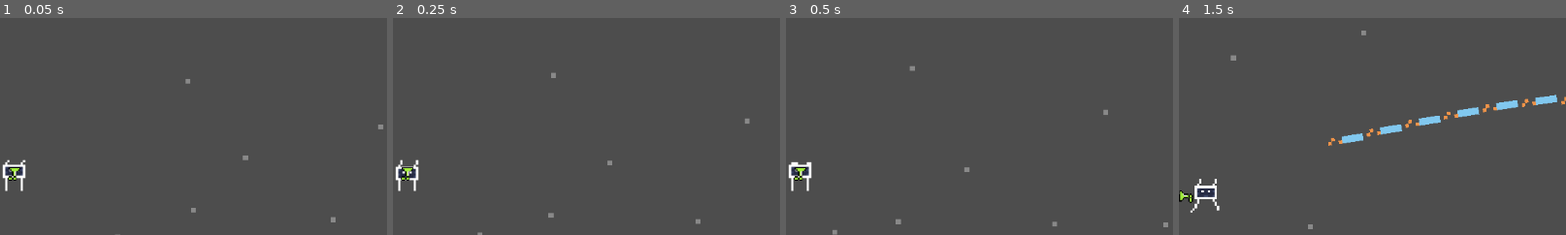
Above: before the commit, frames 1-4 (left to right).
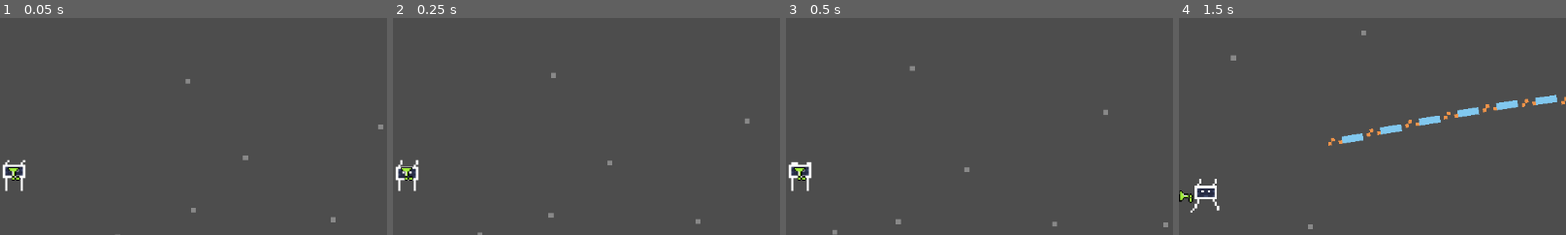
Above: after the commit, the same moments.

Repository: S0nter/azamnoyer
Game: Godot game, scene res://scenes/main.tscn
Same seed, same stepped clock (60 frames per second), same inputs: the game is played once before the commit and once after it.
Inputs (mouse positions are % of the whole screen's width and height, from its top left):
- Up to frame 1 (0.05 s): no input
- Up to frame 2 (0.25 s): no input
- Up to frame 3 (0.5 s): no input
- Up to frame 4 (1.5 s): move the mouse to (72, 45) at 0.52 s; hold D (right) 0.53-1.28 s; hold Space (shoot) 0.53-1.28 s; move the mouse to (30, 55) at 1.27 s; hold S (down) from 1.28 s (still down); tap Space (shoot) at 1.35 s
The pictures show only the part of the screen within x 48-98%, y 14-64%; the shares and areas given below are measured in that part.

The runs differ from the first frame. In frame 1, 0.1% of the frame differs, in the area x 2-6%, y 68-75%; in frame 2, 0.1%; in frame 3, 0.1%; in frame 4, nothing differs.

Commit message:
Fix gun rotation and bullet direction

Diff:
--- a/assets/scripts/gun.gd
+++ b/assets/scripts/gun.gd
@@ -49,7 +49,7 @@
 	elif player_pos.distance_to(mouse) <= offset_of_player:
 		global_position = mouse
 		aim_point = player.position
-		flip_h = true
+		aim_vector = global_position - aim_point
 	else:
 		global_position = player_pos + (mouse - player_pos).normalized() * offset_of_player
 
